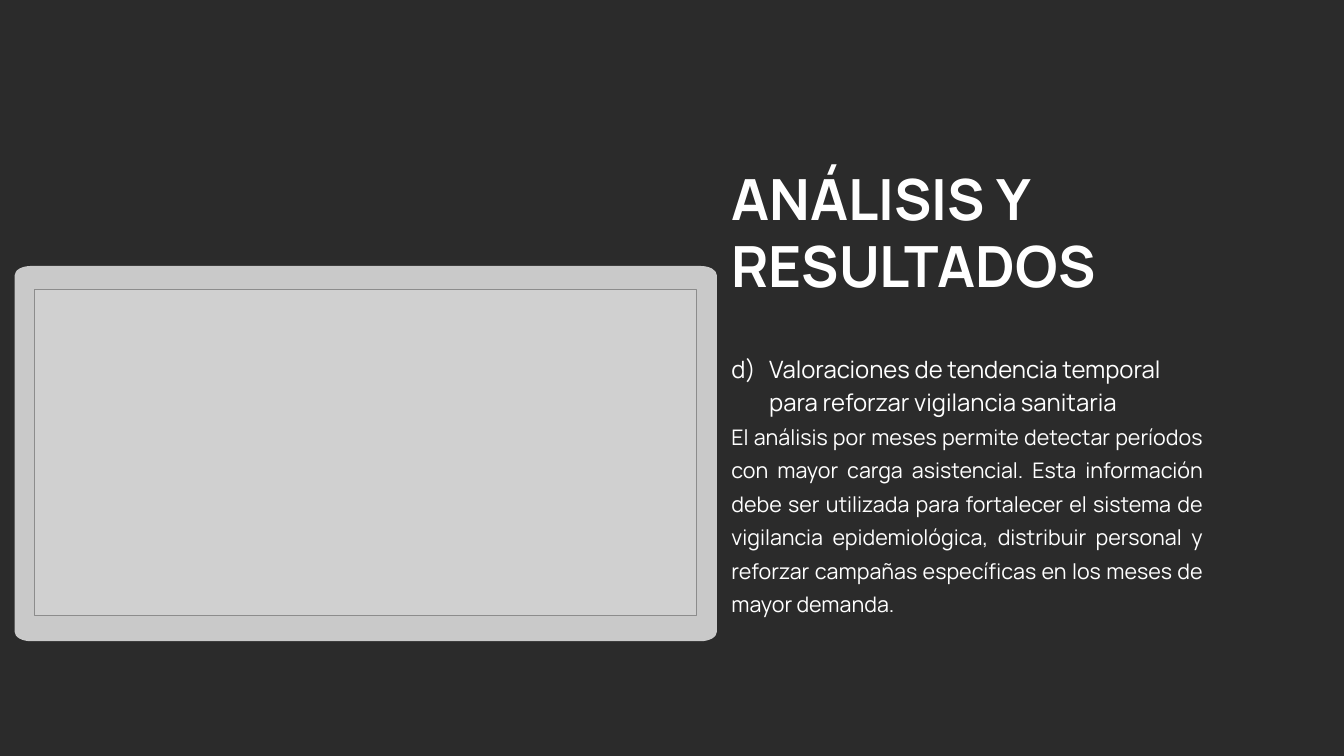
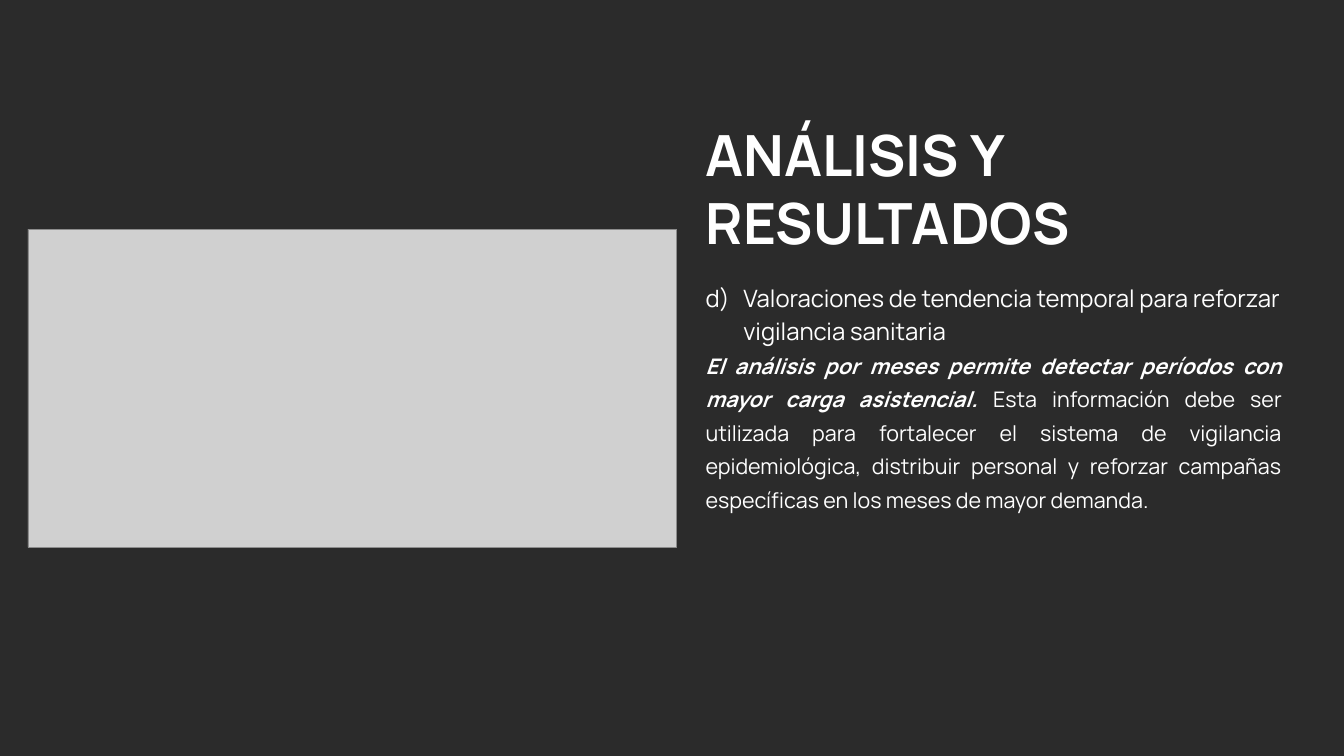
Before and after one commit to jeanclopez/machine-learnig-bigdata-grupo2, a slide deck: slide 14 of Análisis de Datos de Salud para la Detección y Predicción de Enfermedades Respiratorias.pptx (slide 15 before the commit). Drawn at 1344x756 pixels with LibreOffice and Linux fonts; fonts in the diff are those of the drawing; grey boxes stand for pictures; background and template pictures are left out; a plain dark background stands for a picture behind light text. Boxes give left, top, right and bottom in pixels: in the first picture for what was removed or moved away, otherwise in the second. Text is boxed around its words. In the diff, an @@ line names an element or a change of style, - is before the commit and + after.

Commit message:
Documentos
Actualización de Información

```diff
--- a/Análisis de Datos de Salud para la Detección y Predicción de Enfermedades Respiratorias.pptx
+++ b/Análisis de Datos de Salud para la Detección y Predicción de Enfermedades Respiratorias.pptx
@@ text "ANÁLISIS Y RESULTADOS" moved from (x1=731, y1=167, x2=1095, y2=288) to (x1=706, y1=123, x2=1070, y2=245) @@
@@ picture resized from (x1=35, y1=289, x2=697, y2=615) to (x1=28, y1=229, x2=677, y2=548) @@
@@ freeform shape removed at (x1=15, y1=266, x2=717, y2=641) @@
@@ text "Valoraciones de tendencia temporal para ..." moved from (x1=731, y1=360, x2=1202, y2=617) to (x1=706, y1=289, x2=1282, y2=513) @@
@@ text at (x1=706, y1=356, x2=1282, y2=513): bold on, italic on in "El análisis por meses permite detectar períodos ..." @@
```
Also in this commit, not shown: 4 other slides changed, 1 slide removed.
